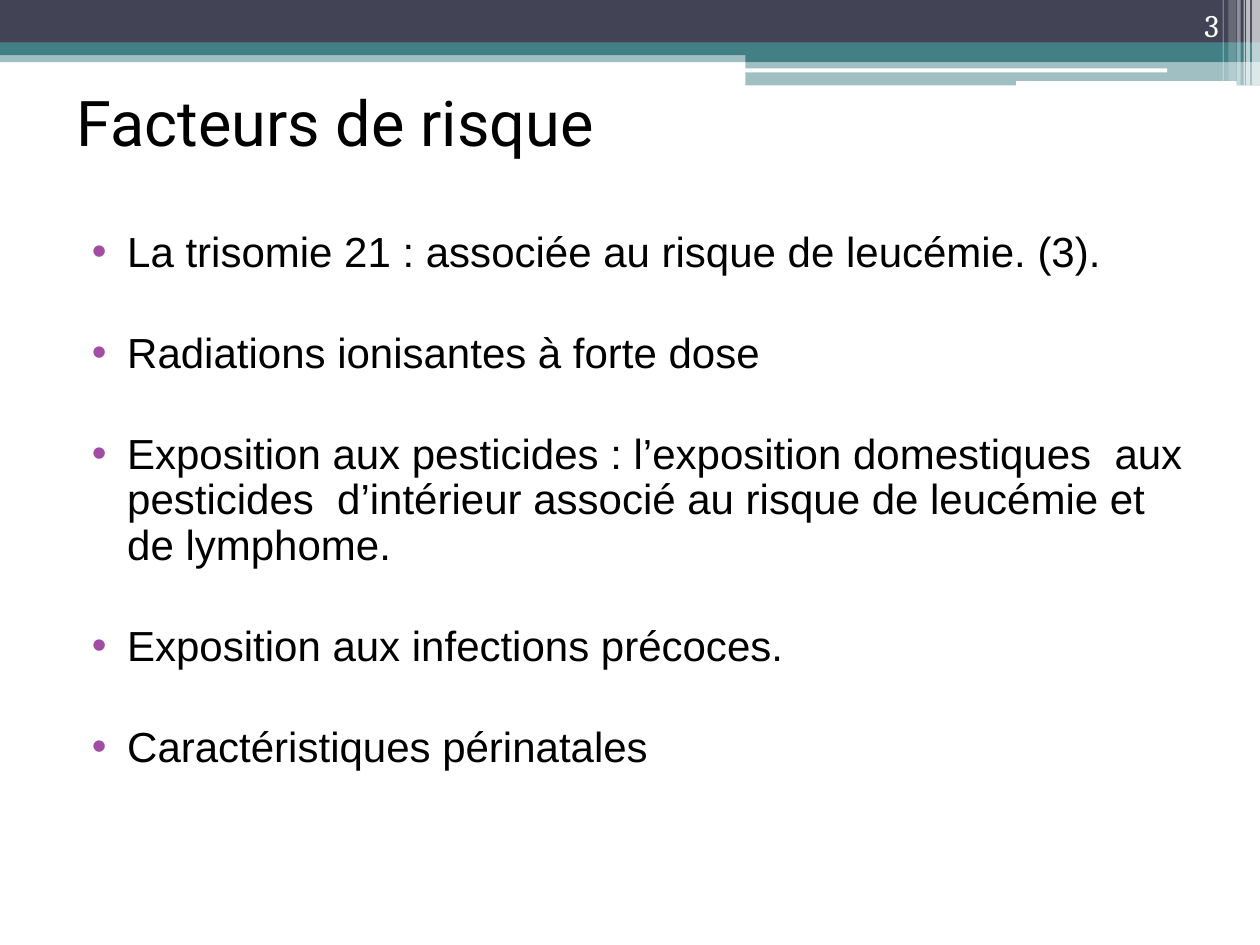
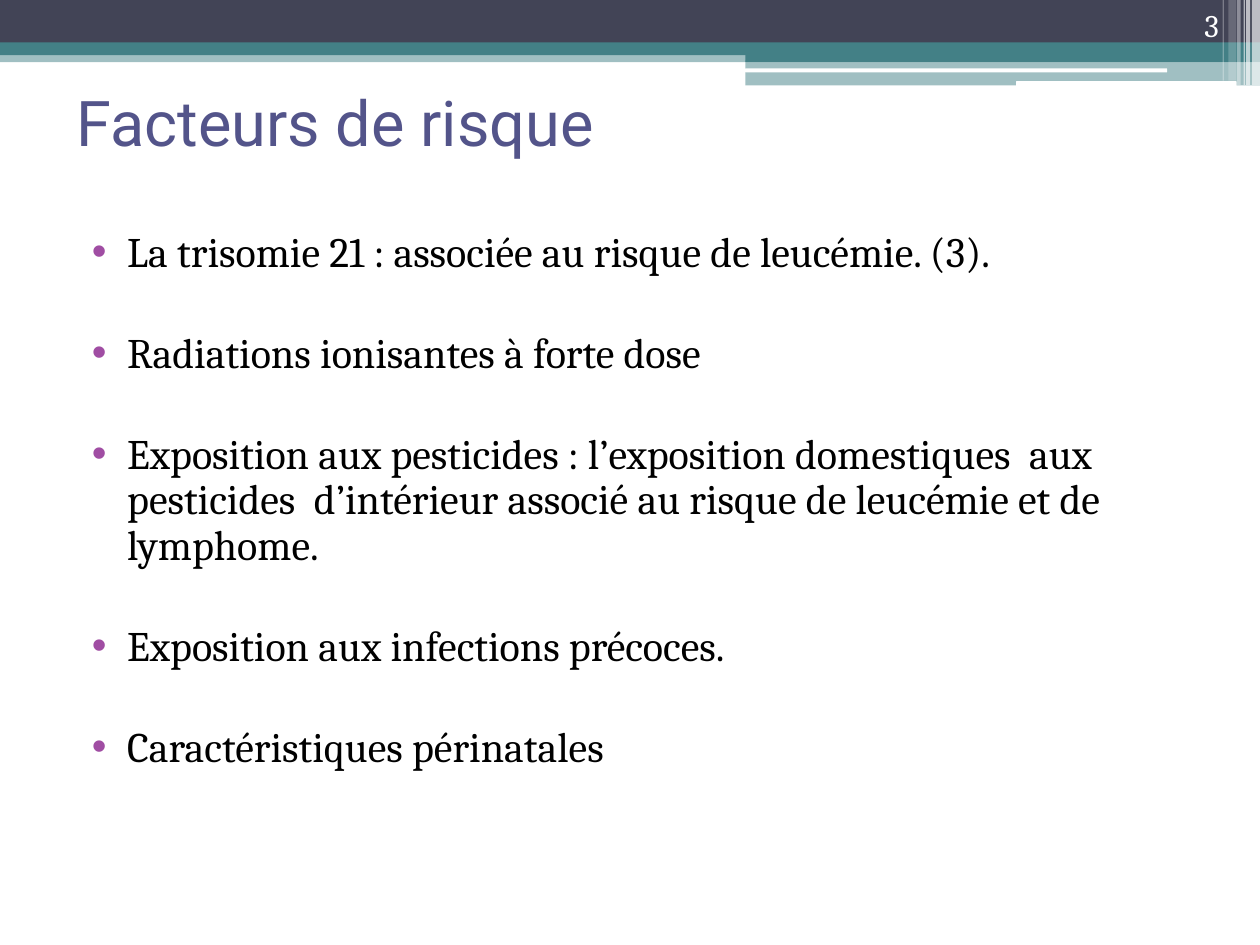
Before and after one commit to axedup/these, a slide deck: slide 3 of presentation_pmi.ppt. Drawn at 1260x945 pixels with LibreOffice and Linux fonts; fonts in the diff are those of the drawing. Boxes give left, top, right and bottom in pixels: in the first picture for what was removed or moved away, otherwise in the second. Text is boxed around its words. In the diff, an @@ line names an element or a change of style, - is before the commit and + after.

```diff
--- a/presentation_pmi.ppt
+++ b/presentation_pmi.ppt
@@ title "Facteurs de risque" at bbox=[77, 98, 593, 159]: text colour #000000 to #53548A @@
@@ text "La trisomie 21 : associée ..." at bbox=[127, 237, 1100, 771]: font Arial to Cambria @@
```
Also in this commit, not shown: 5 other slides changed, 9 slides added, 2 slides removed, 1 other file.
